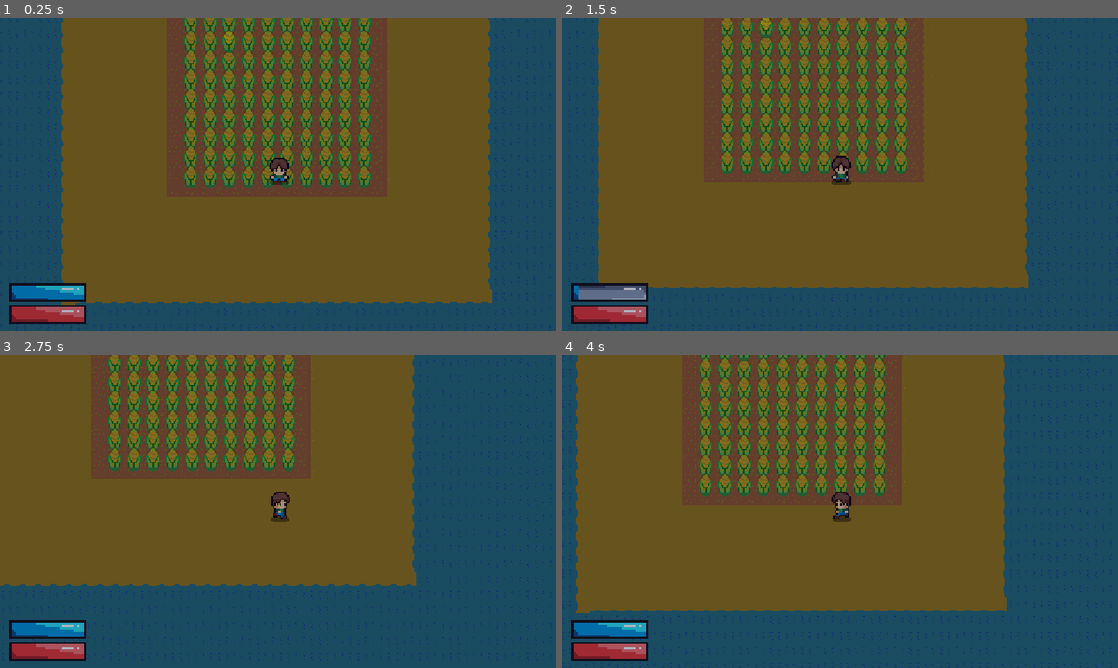
Above: before the commit, frames 1-4 (two rows, left to right).
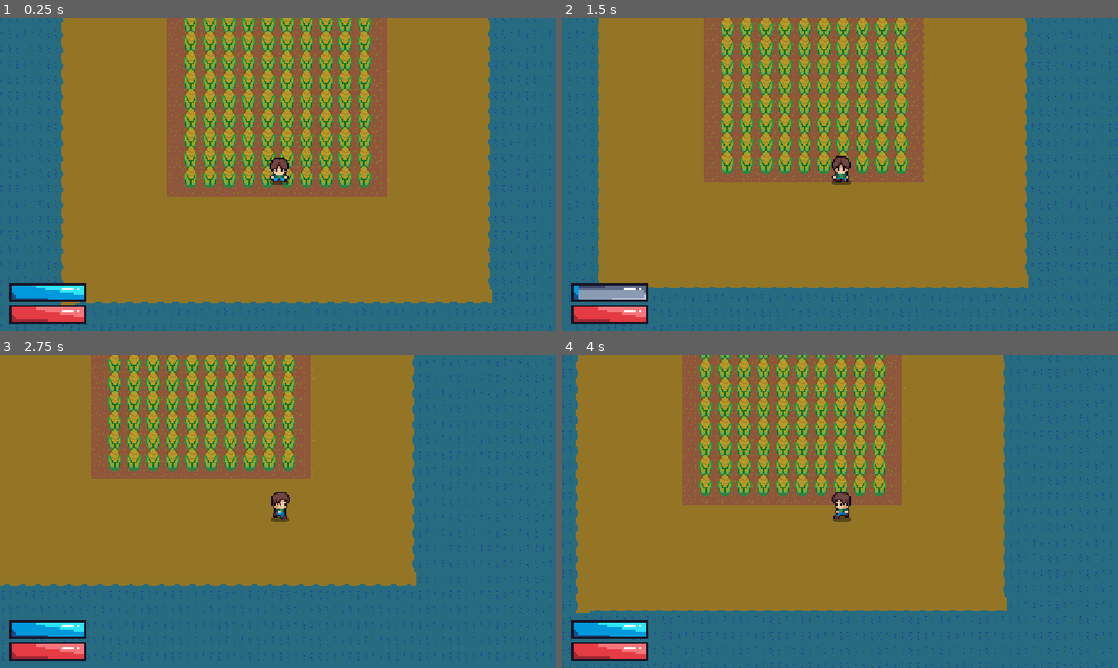
Above: after the commit, the same moments.

Repository: FaizeenHoque/thelastplot
Game: Godot game, scene res://Scenes/Default.tscn
The game is run twice, just before and just after one commit, with the same random seed, the same clock (stepped at 60 frames per second) and the same inputs.
Inputs (mouse positions are in pixels of both pictures, inside the frame that each line leads up to):
- Up to frame 1 (0.25 s): no input
- Up to frame 2 (1.5 s): tap Enter at 0.5 s; move the mouse to (962, 158) at 0.52 s; hold D (MoveRight) 0.53-1.28 s; tap Space (Slash) at 0.6 s; click (962, 158) at 0.67 s; move the mouse to (728, 190) at 1.27 s; hold S (MoveDown) from 1.28 s (still down); tap Alt at 1.35 s
- Up to frame 3 (2.75 s): move the mouse to (333, 442) at 2.02 s; release S (MoveDown) at 2.03 s; hold D (MoveRight) from 2.03 s (still down); tap Shift at 2.1 s
- Up to frame 4 (4 s): move the mouse to (812, 574) at 2.77 s; release D (MoveRight) at 2.78 s; hold W (MoveUp) 2.78-3.53 s; tap Space (Slash) at 2.85 s; click (812, 574) at 2.92 s; move the mouse to (1006, 558) at 3.52 s; hold A (MoveLeft) from 3.53 s (still down); tap Alt at 3.6 s

The runs differ from the first frame. In frame 1, 99% of the frame differs, in the area x 0-100%, y 0-100%; in frame 2, 99%; in frame 3, 99%; in frame 4, 99%.

Commit message:
Mob spawning when its night time

Diff:
--- a/Scenes/Default.tscn
+++ b/Scenes/Default.tscn
@@ -2,20 +2,12 @@
 
 [ext_resource type="PackedScene" uid="uid://dkmybd5xnniul" path="res://Scenes/player.tscn" id="1_c6y6c"]
 [ext_resource type="PackedScene" uid="uid://2rydxqlptngs" path="res://Scenes/hud.tscn" id="1_m4rby"]
-[ext_resource type="PackedScene" uid="uid://b331c7hq4tpm6" path="res://Scenes/skeleton.tscn" id="2_unpil"]
-[ext_resource type="PackedScene" uid="uid://ckifls00np74n" path="res://Scenes/ground.tscn" id="4_m4rby"]
-[ext_resource type="PackedScene" uid="uid://bofeips6jd0fd" path="res://Scenes/slime.tscn" id="5_36hkq"]
-[ext_resource type="PackedScene" uid="uid://c2ohuamjd1ju6" path="res://Scenes/dog.tscn" id="6_6juqn"]
-[ext_resource type="PackedScene" uid="uid://d04v0qpcpo4dn" path="res://Scenes/crop.tscn" id="7_bcjpy"]
+[ext_resource type="PackedScene" uid="uid://ckifls00np74n" path="res://Scenes/Map.tscn" id="4_m4rby"]
 
 [node name="Node2D" type="Node2D" unique_id=940180391]
 
 [node name="Map" parent="." unique_id=28402432 instance=ExtResource("4_m4rby")]
 z_index = -200
-
-[node name="Skeleton" parent="." unique_id=1293755580 instance=ExtResource("2_unpil")]
-z_as_relative = false
-position = Vector2(886, 96)
 
 [node name="Player" parent="." unique_id=720209454 instance=ExtResource("1_c6y6c")]
 position = Vector2(105, 269)
@@ -27,12 +19,4 @@
 [node name="Camera2D" type="Camera2D" parent="Player" unique_id=868793185]
 position = Vector2(-1.3333435, 1.6666641)
 
-[node name="Slime" parent="." unique_id=2046605540 instance=ExtResource("5_36hkq")]
-position = Vector2(905, 167)
-
-[node name="Skeleton2" parent="." unique_id=1242250078 instance=ExtResource("6_6juqn")]
-position = Vector2(986, 150)
-
-[node name="Crop" parent="." unique_id=1777302916 instance=ExtResource("7_bcjpy")]
-
 [node name="CanvasModulate" type="CanvasModulate" parent="." unique_id=617159154]
--- a/Scenes/ground.tscn
+++ b/Scenes/Map.tscn
@@ -41,12 +41,90 @@
 
 [sub_resource type="TileSet" id="TileSet_02qk3"]
 tile_size = Vector2i(32, 32)
-physics_layer_0/collision_layer = 1
+physics_layer_0/collision_layer = 3
 sources/0 = SubResource("TileSetAtlasSource_oltiy")
 
-[node name="Node2D" type="Node2D" unique_id=28402432]
+[node name="Map" type="Node2D" unique_id=28402432]
+z_index = -4
 
-[node name="TileMapLayer" type="TileMapLayer" parent="." unique_id=211404277]
-z_index = -10
+[node name="TileMap" type="TileMapLayer" parent="." unique_id=211404277]
 tile_map_data = PackedByteArray("AAAAAAEAAAAAAAEAAAAAAP//AAAAAAEAAAAAAAAAAAAAAAEAAAAAAAIAAAAAAAEAAAAAAAMAAAAAAAEAAAAAAA …(232512 unchanged characters)…
 tile_set = SubResource("TileSet_02qk3")
+
+[node name="SpawnLocation" type="Marker2D" parent="." unique_id=1861204896]
+position = Vector2(341, -211)
+
+[node name="SpawnLocation_2" type="Marker2D" parent="." unique_id=2016882066]
+position = Vector2(409, 57)
+
+[node name="SpawnLocation_3" type="Marker2D" parent="." unique_id=591368118]
+position = Vector2(483, -227)
+
+[node name="SpawnLocation_4" type="Marker2D" parent="." unique_id=1890834373]
+position = Vector2(225, -292)
+
+[node name="SpawnLocation_5" type="Marker2D" parent="." unique_id=550977925]
+position = Vector2(81, -223)
+
+[node name="SpawnLocation_6" type="Marker2D" parent="." unique_id=1899931821]
+position = Vector2(-70, -300)
+
+[node name="SpawnLocation_7" type="Marker2D" parent="." unique_id=1881451647]
+position = Vector2(-135, -207)
+
+[node name="SpawnLocation_8" type="Marker2D" parent="." unique_id=1699888141]
+position = Vector2(-259, -280)
+
+[node name="SpawnLocation_9" type="Marker2D" parent="." unique_id=992970488]
+position = Vector2(-297, -56)
+
+[node name="SpawnLocation_10" type="Marker2D" parent="." unique_id=100320702]
+position = Vector2(-218, 66)
+
+[node name="SpawnLocation_11" type="Marker2D" parent="." unique_id=408611467]
+position = Vector2(-258, 223)
+
+[node name="SpawnLocation_12" type="Marker2D" parent="." unique_id=23918426]
+position = Vector2(-303, 114)
+
+[node name="SpawnLocation_13" type="Marker2D" parent="." unique_id=1706578002]
+position = Vector2(-164, 319)
+
+[node name="SpawnLocation_14" type="Marker2D" parent="." unique_id=275144419]
+position = Vector2(-274, 429)
+
+[node name="SpawnLocation_15" type="Marker2D" parent="." unique_id=1939105264]
+position = Vector2(-269, 349)
+
+[node name="SpawnLocation_16" type="Marker2D" parent="." unique_id=670863205]
+position = Vector2(-188, 460)
+
+[node name="SpawnLocation_17" type="Marker2D" parent="." unique_id=882031519]
+position = Vector2(-6, 409)
+
+[node name="SpawnLocation_18" type="Marker2D" parent="." unique_id=2089150746]
+position = Vector2(59, 481)
+
+[node name="SpawnLocation_19" type="Marker2D" parent="." unique_id=2050419835]
+position = Vector2(152, 398)
+
+[node name="SpawnLocation_20" type="Marker2D" parent="." unique_id=780003696]
+position = Vector2(287, 470)
+
+[node name="SpawnLocation_21" type="Marker2D" parent="." unique_id=2109762910]
+position = Vector2(343, 369)
+
+[node name="SpawnLocation_22" type="Marker2D" parent="." unique_id=151885846]
+position = Vector2(444, 471)
+
+[node name="SpawnLocation_23" type="Marker2D" parent="." unique_id=1154824255]
+position = Vector2(398, 246)
+
+[node name="SpawnLocation_24" type="Marker2D" parent="." unique_id=997423569]
+position = Vector2(479, 161)
+
+[node name="SpawnLocation_25" type="Marker2D" parent="." unique_id=66109152]
+position = Vector2(410, -29)
+
+[node name="SpawnLocation_26" type="Marker2D" parent="." unique_id=1087020794]
+position = Vector2(475, -115)
--- a/Scenes/dog.tscn
+++ b/Scenes/dog.tscn
@@ -333,10 +333,10 @@
 [sub_resource type="RectangleShape2D" id="RectangleShape2D_xagnb"]
 size = Vector2(9.666667, 16.333334)
 
-[node name="Dog" type="CharacterBody2D" unique_id=1293755580]
+[node name="Dog" type="CharacterBody2D" unique_id=1293755580 groups=["enemy"]]
 scale = Vector2(3, 3)
 collision_layer = 2
-collision_mask = 0
+collision_mask = 2
 script = ExtResource("1_wkkfr")
 
 [node name="AnimatedSprite2D" type="AnimatedSprite2D" parent="." unique_id=96168672]
@@ -348,6 +348,6 @@
 position = Vector2(-0.1666666, -1.8333334)
 shape = SubResource("RectangleShape2D_xagnb")
 
-[node name="TakeDamage" type="AudioStreamPlayer2D" parent="." unique_id=104389404]
+[node name="TakeDamage" type="AudioStreamPlayer2D" parent="." unique_id=104389404 groups=["enemy"]]
 stream = ExtResource("3_sbgb4")
 pitch_scale = 0.75
--- a/Scenes/skeleton.tscn
+++ b/Scenes/skeleton.tscn
@@ -325,10 +325,10 @@
 [sub_resource type="RectangleShape2D" id="RectangleShape2D_xagnb"]
 size = Vector2(9.666667, 16.333334)
 
-[node name="Skeleton" type="CharacterBody2D" unique_id=1293755580]
+[node name="Skeleton" type="CharacterBody2D" unique_id=1293755580 groups=["enemy"]]
 scale = Vector2(3, 3)
 collision_layer = 2
-collision_mask = 0
+collision_mask = 2
 script = ExtResource("1_81u3t")
 
 [node name="AnimatedSprite2D" type="AnimatedSprite2D" parent="." unique_id=96168672]
--- a/Scenes/slime.tscn
+++ b/Scenes/slime.tscn
@@ -166,10 +166,10 @@
 [sub_resource type="RectangleShape2D" id="RectangleShape2D_vblni"]
 size = Vector2(16.333334, 12.333334)
 
-[node name="Slime" type="CharacterBody2D" unique_id=2046605540]
+[node name="Slime" type="CharacterBody2D" unique_id=2046605540 groups=["enemy"]]
 scale = Vector2(3, 3)
 collision_layer = 2
-collision_mask = 0
+collision_mask = 2
 script = ExtResource("1_aiwxb")
 
 [node name="AnimatedSprite2D" type="AnimatedSprite2D" parent="." unique_id=912064751]
--- a/Scripts/crop.gd
+++ b/Scripts/crop.gd
@@ -13,7 +13,7 @@
 @onready var crop_break_particle: CPUParticles2D = $"Crop Break Particle Effect/CPUParticles2D"
 
 func _ready() -> void:
-	z_index = -100
+	z_index = -2
 
 func _physics_process(delta: float) -> void:
 	if is_alive:
@@ -60,4 +60,4 @@
 
 	$hitbox.set_deferred("disabled", true)
 
-	z_index = -101
+	z_index = -3
--- a/Scripts/enemyNormal.gd
+++ b/Scripts/enemyNormal.gd
@@ -4,13 +4,13 @@
 const SPEED = 50.0
 
 var is_alive := true
-var last_direction: Vector2 = Vector2.UP
+var last_direction: Vector2 = Vector2.DOWN
 
 @onready var animated_sprite_2d: AnimatedSprite2D = $AnimatedSprite2D
 @onready var take_damage_sound: AudioStreamPlayer2D = $TakeDamage
 
 func _ready() -> void:
-	z_index = -100
+	z_index = -2
 
 func _physics_process(delta: float) -> void:
 	if is_alive:
@@ -60,4 +60,4 @@
 
 	$hitbox.set_deferred("disabled", true)
 
-	z_index = -101
+	z_index = -3
--- a/Scripts/enemySkeleton.gd
+++ b/Scripts/enemySkeleton.gd
@@ -10,7 +10,7 @@
 @onready var take_damage_sound: AudioStreamPlayer2D = $TakeDamage
 
 func _ready() -> void:
-	z_index = -100
+	z_index = -2
 
 func _physics_process(delta: float) -> void:
 	if is_alive:
@@ -54,4 +54,4 @@
 
 	$hitbox.set_deferred("disabled", true)
 
-	z_index = -101
+	z_index = -3
--- a/Scripts/enemySlime.gd
+++ b/Scripts/enemySlime.gd
@@ -13,7 +13,7 @@
 @onready var blood_particles: CPUParticles2D = $"Blood Particle Effect/CPUParticles2D"
 
 func _ready() -> void:
-	z_index = -100
+	z_index = -2
 
 func _physics_process(delta: float) -> void:
 	if is_alive:
@@ -61,4 +61,4 @@
 
 	$hitbox.set_deferred("disabled", true)
 
-	z_index = -101
+	z_index = -3
--- a/Scripts/player.gd
+++ b/Scripts/player.gd
@@ -106,9 +106,5 @@
 			range.position = Vector2(-y-3.5, x)
 
 func _on_range_body_entered(body: Node2D) -> void:
-	if is_slashing and body.name.begins_with("Skeleton"):
+	if is_slashing and body.is_in_group("enemy"):
 		body.take_damage(SLASH_STRENGTH, position)
-	elif is_slashing and body.name.begins_with("Slime"):
-		body.take_damage(SLASH_STRENGTH, position)
-	elif is_slashing and body.name.begins_with("Crop"):
-		body.take_damage(SLASH_STRENGTH, position)
--- a/game_manager.gd
+++ b/game_manager.gd
@@ -1,18 +1,25 @@
 extends Node
 
-var time := 180.0
+var time := 300.0
 const DAY_LENGTH := 1200.0
 
 var CurrentCycle := "Day"
 
 @onready var canvas_modulate = get_tree().current_scene.get_node("CanvasModulate")
+@onready var map = get_tree().current_scene.get_node("Map")
+
+@onready var spawn_points = map.get_children().filter(func(node): return node.name.begins_with("SpawnLocation"))
+var enemies_spawned := false
+
 var cropScene = preload("res://Scenes/crop.tscn")
+var slime = preload("res://Scenes/slime.tscn")
+var skeleton = preload("res://Scenes/skeleton.tscn")
+var dog = preload("res://Scenes/dog.tscn")
 
 var night := Color("#394064")
 var morning := Color("ffffffff")
 var day := Color("#ffffff")
 var sunset := Color("#d89b72")
-
 
 func generateWorld():
 	for x in range(10):
@@ -50,9 +57,27 @@
 		CurrentCycle = "Night"
 
 	match CurrentCycle:
-		"Morning": pass
-		"Day": pass
-		"Sunset": pass
-		"Night": pass
+		"Morning":
+			enemies_spawned = false
+		"Day":
+			pass
+		"Sunset":
+			pass
+		"Night":
+			if not enemies_spawned:
+				spawn_enemies()
+				enemies_spawned = true
 
 	#print("Current Time: ", t, " | Current Cycle: ", CurrentCycle)
+
+func spawn_enemies():
+	var enemies = [slime, skeleton, dog]
+	var available_points = spawn_points.duplicate()
+
+	for i in range(min(5, available_points.size())):
+		var spawn_point = available_points.pick_random()
+		available_points.erase(spawn_point)
+
+		var enemy = enemies.pick_random().instantiate()
+		enemy.global_position = spawn_point.global_position
+		get_tree().current_scene.add_child(enemy)
--- a/project.godot
+++ b/project.godot
@@ -31,6 +31,10 @@
 [editor_plugins]
 
 enabled=PackedStringArray("res://addons/godot_super-wakatime/plugin.cfg")
+
+[global_group]
+
+enemy=""
 
 [input]
 
